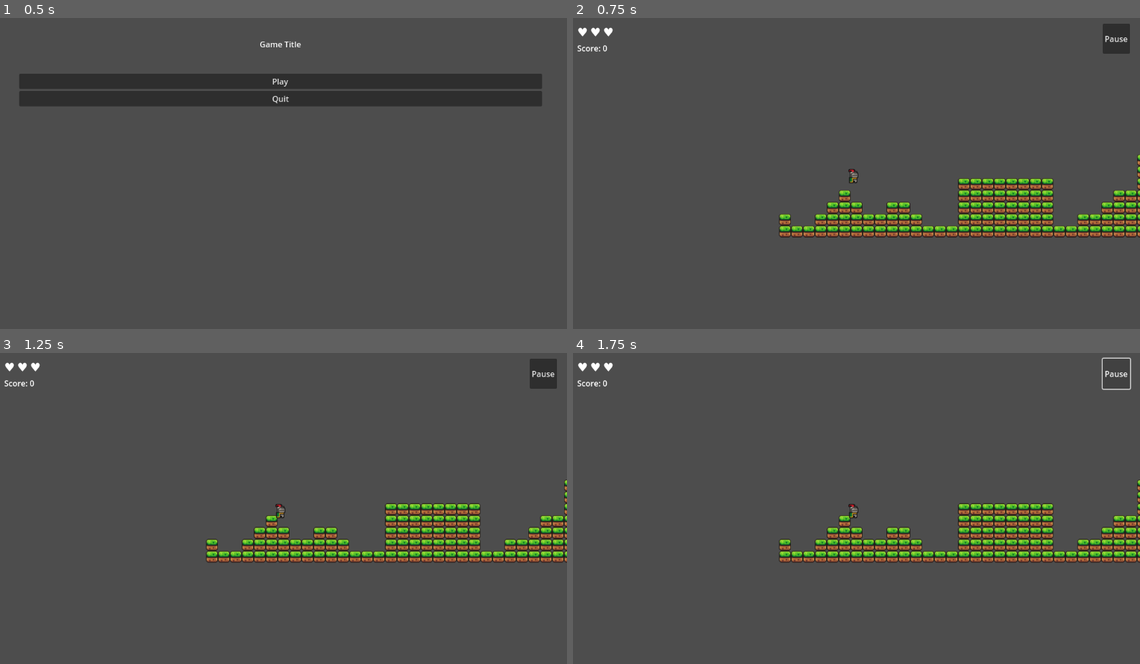
Above: before the commit, frames 1-4 (two rows, left to right).
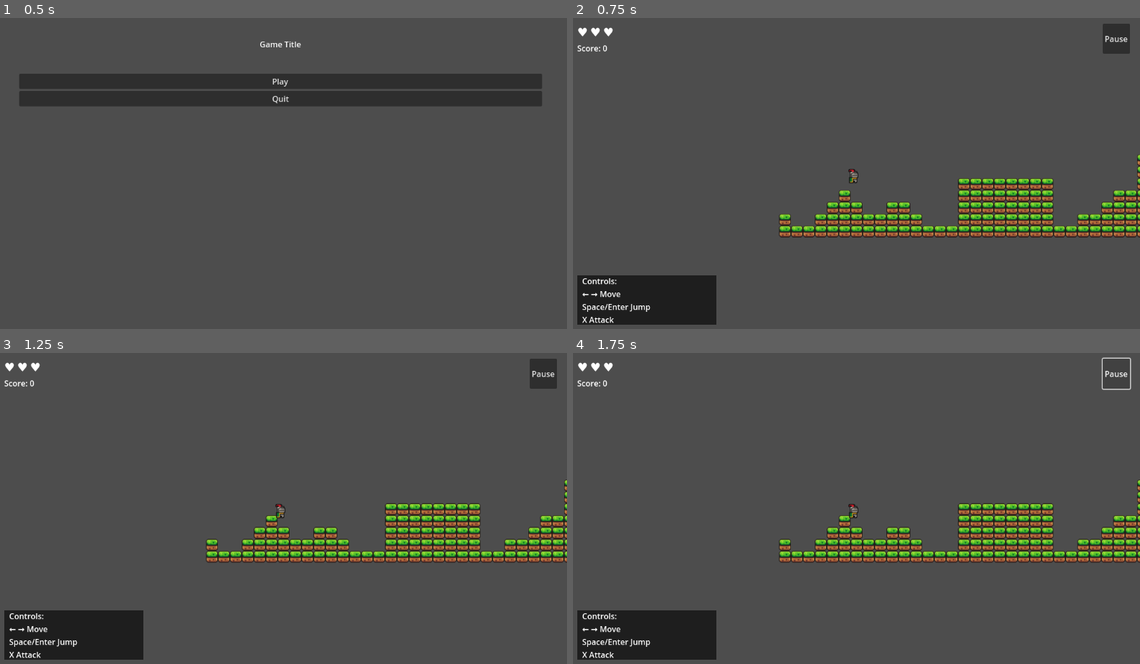
Above: after the commit, the same moments.

Repository: Ilygos/cursor-godot-exemple
Game: Godot game, scene res://scenes/title.tscn
Two runs of this game, one before a commit and one after it. Both use one fixed random seed, a clock stepped at 60 frames per second and the inputs below.
Inputs:
- Up to frame 1 (0.5 s): no input
- Up to frame 2 (0.75 s): click "Play" at 0.5 s
- Up to frame 3 (1.25 s): no input
- Up to frame 4 (1.75 s): click "Pause" at 1.25 s

Frame 1 is identical in both runs. In frame 2, 3.8% of the frame differs, in the area x 0-26%, y 82-99%; in frame 3, 3.8%; in frame 4, 3.8%.

Commit message:
feat: Adding controls explanation panel in the main.tscn

Diff:
--- a/scenes/main.tscn
+++ b/scenes/main.tscn
@@ -1,9 +1,12 @@
-[gd_scene load_steps=4 format=3 uid="uid://dgjfw343ym6mn"]
+[gd_scene load_steps=5 format=3 uid="uid://dgjfw343ym6mn"]
 
-[ext_resource type="PackedScene" uid="uid://bo3o4foffot0q" path="res://scenes/player.tscn" id="1_player"]
+[ext_resource type="PackedScene" uid="uid://dttoaj3015c63" path="res://scenes/player.tscn" id="1_player"]
 [ext_resource type="PackedScene" path="res://scenes/world.tscn" id="2_world"]
-[ext_resource type="PackedScene" uid="uid://b8x7k9m2n4p5q" path="res://scenes/hud.tscn" id="3_hud"]
+[ext_resource type="PackedScene" uid="uid://b8x7lam2n4p5q" path="res://scenes/hud.tscn" id="3_hud"]
 [ext_resource type="Script" path="res://scripts/main.gd" id="4_main"]
+
+[sub_resource type="StyleBoxFlat" id="StyleBoxFlat_1"]
+bg_color = Color(0, 0, 0, 0.6)
 
 [node name="Main" type="Node2D"]
 script = ExtResource("4_main")
@@ -14,3 +17,34 @@
 position = Vector2(100, 700)
 
 [node name="HUD" parent="." instance=ExtResource("3_hud")]
+
+[node name="ControlsUI" type="CanvasLayer" parent="."]
+
+[node name="ControlsPanel" type="Panel" parent="ControlsUI"]
+layout_mode = 3
+anchors_preset = 2
+anchor_top = 1.0
+anchor_bottom = 1.0
+offset_left = 20.0
+offset_top = -120.0
+offset_right = 300.0
+offset_bottom = -20.0
+grow_vertical = 0
+theme_override_styles/panel = SubResource("StyleBoxFlat_1")
+
+[node name="ControlsLabel" type="Label" parent="ControlsUI/ControlsPanel"]
+layout_mode = 1
+anchors_preset = 15
+anchor_right = 1.0
+anchor_bottom = 1.0
+offset_left = 10.0
+offset_top = 10.0
+offset_right = -10.0
+offset_bottom = -10.0
+grow_horizontal = 2
+grow_vertical = 2
+text = "Controls:
+← → Move
+Space/Enter Jump
+X Attack"
+vertical_alignment = 1
